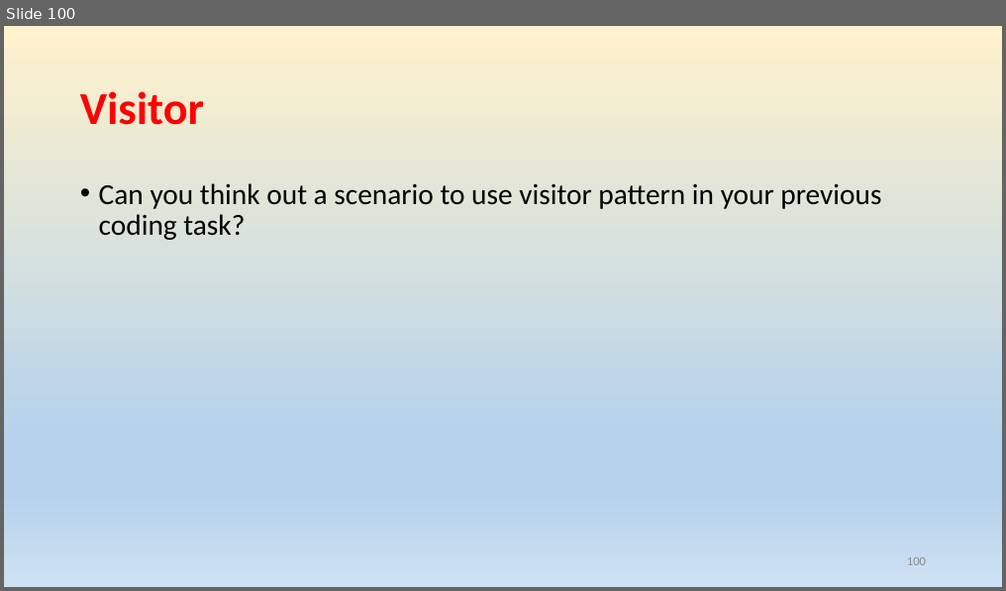
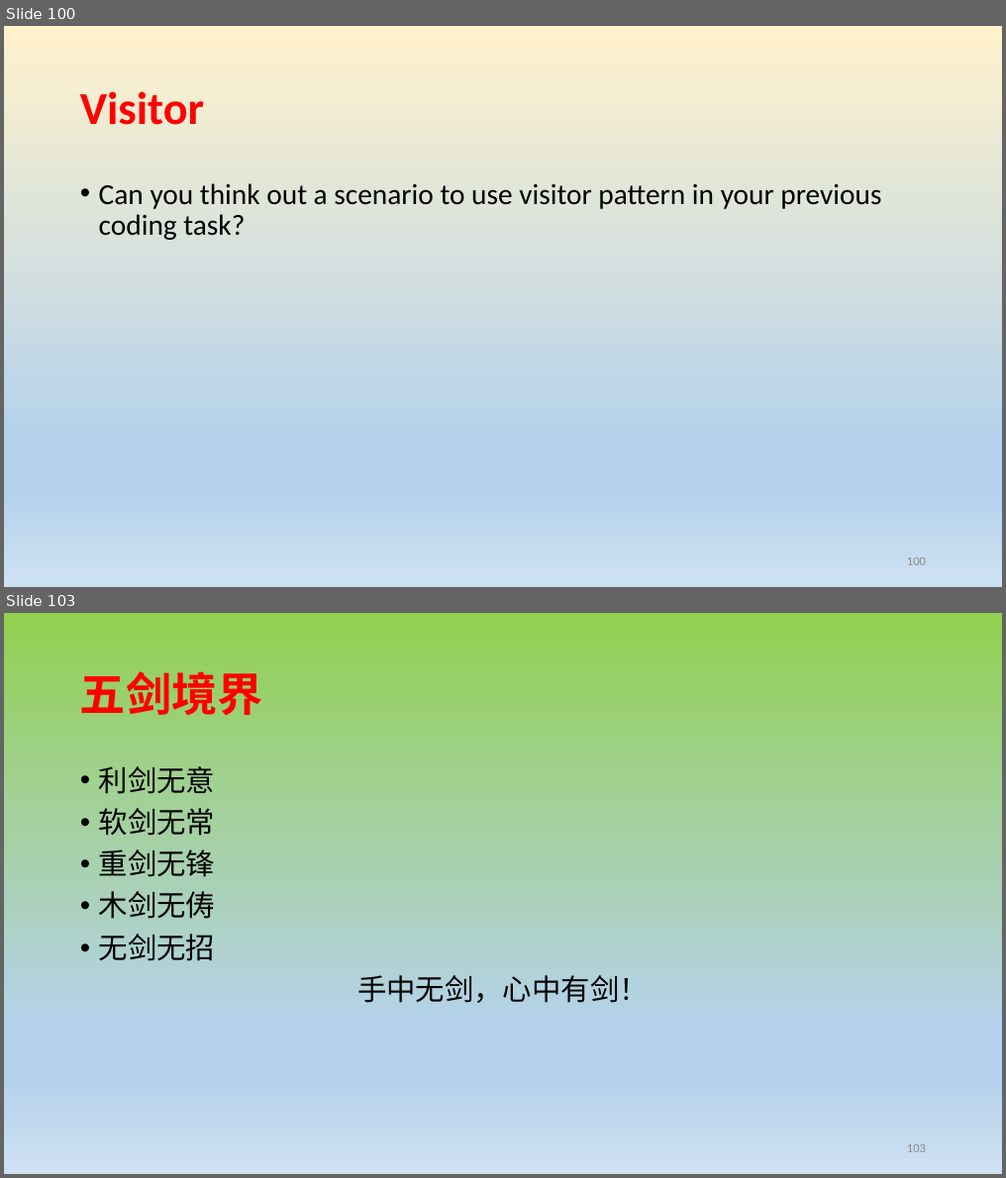
Before and after one commit to rainyheart/bjc-protoss-design_patten-demo, a slide deck: ppt/Design Patterns.pptx. Shown one above the other, each under a label of ours: slide 100 before the commit, slides 100 and 103 after it; the slides between them are not shown. The pictures are 1006x591 and 1006x1178 pixels, drawn with LibreOffice and Linux fonts; fonts in the diff are those of the drawing. Boxes give left, top, right and bottom in pixels: in the first picture for what was removed or moved away, otherwise in the second. Text is boxed around its words. In the diff, an @@ line names an element or a change of style, - is before the commit and + after.

```diff
--- a/ppt/Design Patterns.pptx
+++ b/ppt/Design Patterns.pptx
@@ slide 103 added at [4, 613, 1002, 1174], background gradient #92D050 to #B5D2EC to #CEE1F2 @@
@@ title added at [80, 671, 263, 715], 44 pt, text #FF0000, bold @@
+五剑境界
@@ text added at [99, 766, 648, 1003], 28 pt, text #000000 @@
+• 利剑无意
+• 软剑无常
+• 重剑无锋
+• 木剑无俦
+• 无剑无招
+手中无剑，心中有剑！
@@ page number added at [907, 1145, 926, 1153], 12 pt, text #8C8C8C @@
+103
```
Also in this commit, not shown: 3 other slides added.
